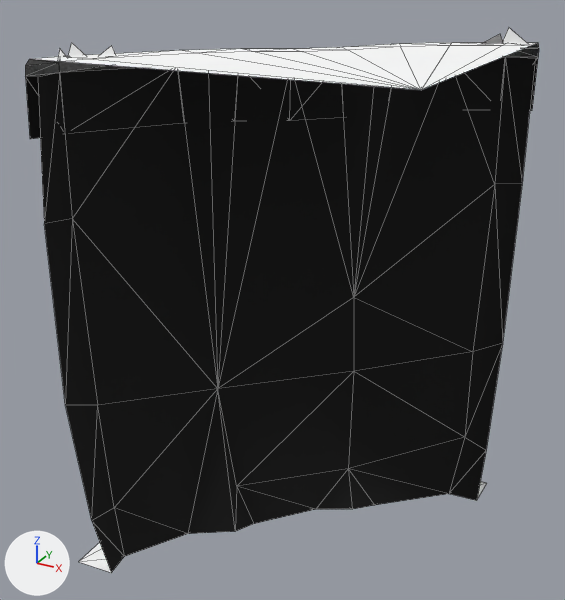
Renders of the glTF model web/public/assets/acnh/cliff/3-b-1.glb from each side of a commit.
Camera for both pictures: a 50 mm lens placed at (9.69, -18.59, 2.16), pointed at (-0.46, -0.13, -7.07). Lighting does not change. The marker at lower left points along +X, +Y and +Z. The older version comes first. Mesh edges are drawn as thin lines. Where no turn or scale is listed for an object, it has been applied to the vertices.

The scene before the commit, as lines of its bpy script (objects in view):
```python
mat_mcliff = principled_material('mCliff')
mat_mcliff.base_color = (0.0, 0.0, 0.0)  # black #000000
mat_mcliff.roughness = 0.9
me_cliff__mcliff_mesh = bpy.data.meshes.new('Cliff__mCliff-mesh')
me_cliff__mcliff_mesh.from_pydata(...)  # 41 vertices, 52 faces; spans x -4.69..5.0, y -5.0..4.69, z -14.94..-0.39
me_cliff__mcliff_mesh.materials.append(mat_mcliff)  # black #000000
me_grassop__mgrasscliffxlu_mesh = bpy.data.meshes.new('GrassOP__mGrassCliffXlu-mesh')
me_grassop__mgrasscliffxlu_mesh.from_pydata(...)  # 40 vertices, 54 faces; spans x -4.73..5.0, y -5.0..4.73, z -1.88..0.0
me_grassop__mgrasscliffxlu_mesh.materials.append(mat_mgrasscliffxlu)  # black #000000
me_grasst__mgrass_mesh = bpy.data.meshes.new('GrassT__mGrass-mesh')
me_grasst__mgrass_mesh.from_pydata(...)  # 41 vertices, 63 faces; spans x -4.61..5.0, y -5.0..4.61, z -0.39..0.0
me_grasst__mgrass_mesh.materials.append(mat_mgrass)  # white #ffffff
ob_cliff__mcliff = bpy.data.objects.new('Cliff__mCliff', me_cliff__mcliff_mesh)
ob_cliff__mcliff.location = (0.0, 0.0, 0.0)
ob_grassop__mgrasscliffxlu = bpy.data.objects.new('GrassOP__mGrassCliffXlu', me_grassop__mgrasscliffxlu_mesh)
ob_grassop__mgrasscliffxlu.location = (0.0, 0.0, 0.0)
ob_grasst__mgrass = bpy.data.objects.new('GrassT__mGrass', me_grasst__mgrass_mesh)
ob_grasst__mgrass.location = (0.0, 0.0, 0.0)
```
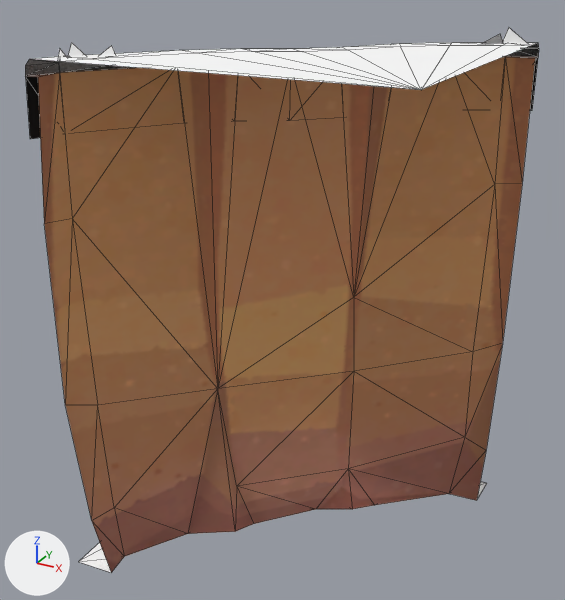
Changed parts and their boxes [x1, y1, x2, y2] in the pictures (565 x 600 px):
'Cliff__mCliff', surface changed (black to brown)
    both: [30, 56, 537, 573]

The change, as a diff of the scene's bpy script:
```diff
--- a/web/public/assets/acnh/cliff/3-b-1.glb.py
+++ b/web/public/assets/acnh/cliff/3-b-1.glb.py
@@ img_image_0 @@
+img_image_0 = load_image('Image_0', '_unpacked/Image_0', 512, 512, 'sRGB')
@@ mat_mcliff @@
 mat_mcliff = principled_material('mCliff')
-mat_mcliff.base_color = (0.0, 0.0, 0.0)  # black #000000
+mat_mcliff.texture = img_image_0
 mat_mcliff.roughness = 0.9
```
